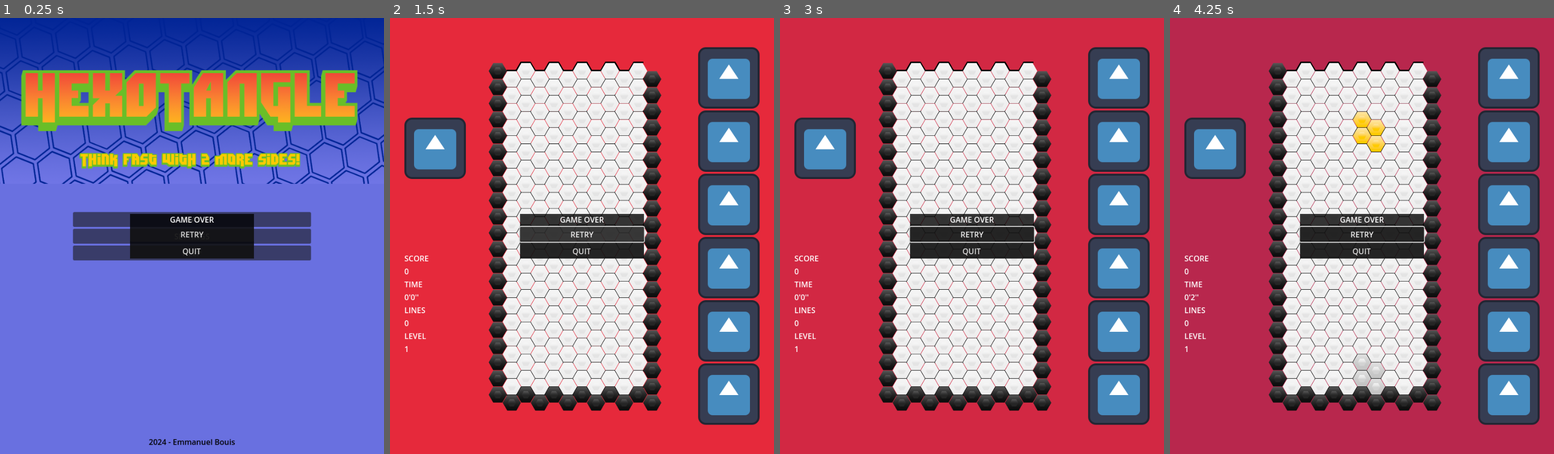
Above: before the commit, frames 1-4 (left to right).
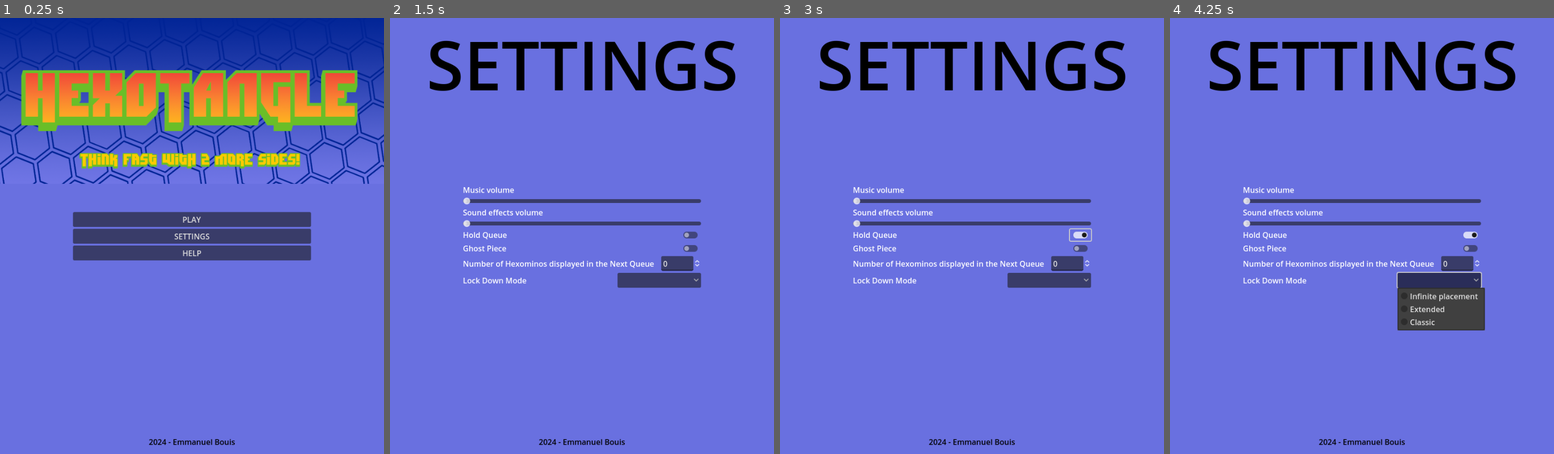
Above: after the commit, the same moments.

Repository: MrSoubi/HexoTangle
Game: Godot game, scene res://game.tscn
Same seed, same stepped clock (60 frames per second), same inputs: the game is played once before the commit and once after it. The engine's default icon, where the game draws it, is replaced by a stand-in: a white triangle on a blue panel in a dark square.
Inputs (mouse positions are in pixels of both pictures, inside the frame that each line leads up to):
- Up to frame 1 (0.25 s): no input
- Up to frame 2 (1.5 s): click (582, 236) at 0.5 s, where only the run before the commit has a clickable "RETRY"; click (582, 236) at 1.25 s, where only the run before the commit has a clickable "RETRY"
- Up to frame 3 (3 s): click (972, 236) at 2 s, where only the run before the commit has a clickable "RETRY"; click (1079, 236) at 2.77 s
- Up to frame 4 (4.25 s): click (1438, 279) at 3.52 s

The runs differ from the first frame. In frame 1, 3.3% of the frame differs, in the area x 33-67%, y 44-56%; in frame 2, 100%, in the area x 0-100%, y 0-100%; in frame 3, 100%; in frame 4, 100%.

Commit message:
Update, scoring doesn't work anymore
HardDrop doesn't apply score. I'll try to change the architecture in another branch.

Diff:
--- a/Scripts/UI.gd
+++ b/Scripts/UI.gd
@@ -6,10 +6,14 @@
 @onready var game_ui = $GameUI
 @onready var help_ui = $HelpUI
 @onready var pause_menu = $PauseMenu
+@onready var game_over_menu = $GameOverMenu
 
 signal startGame;
 signal resumeGame;
 signal quitGame;
+
+func set_time(time: int):
+	game_ui.set_time(time);
 
 func _on_button_play_pressed():
 	display_game_ui();
@@ -36,6 +40,7 @@
 	game_ui.visible = false;
 	help_ui.visible = false;
 	pause_menu.visible = false;
+	game_over_menu.visible = false;
 
 func display_game_ui():
 	main_menu.visible = false;
@@ -44,6 +49,7 @@
 	game_ui.visible = true;
 	help_ui.visible = false;
 	pause_menu.visible = false;
+	game_over_menu.visible = false;
 
 func display_settings_menu():
 	main_menu.visible = false;
@@ -63,20 +69,22 @@
 	game_ui.visible = false;
 	help_ui.visible = false;
 	pause_menu.visible = false;
+	game_over_menu.visible = false;
 
 func display_pause_menu():
 	pause_menu.visible = true;
 
-func update_values(score, lines, level, time):
+func display_game_over_menu():
+	game_over_menu.visible = true;
+
+func update_values(score, lines, level):
 	game_ui.set_score(score);
-	game_ui.set_time(time);
 	game_ui.set_lines(lines);
 	game_ui.set_level(level);
 
 func _on_button_back_pressed():
 	help_ui.visible = false;
 
-
 func _on_button_new_game_pressed():
 	display_game_ui();
 	startGame.emit();
--- a/Scripts/game.gd
+++ b/Scripts/game.gd
@@ -37,6 +37,9 @@
 	#leaderboard.render();
 
 func _on_timer_timeout():
+	updateGame();
+
+func updateGame():
 	var scoreAndLines = grid.update();
 
 	match(scoreAndLines.y):
@@ -56,10 +59,8 @@
 		level += 1
 		linesToDoUntilNextLevel += 5 * level
 
-	time += timer.wait_time;
 	timer.wait_time = GetFallSpeed()
-
-	ui.update_values(score, lines, level, time);
+	ui.update_values(score, lines, level);
 
 func GetFallSpeed() -> float:
 	return (0.8 - ((level - 1) * 0.007)) ** (level - 1)
@@ -77,18 +78,22 @@
 	linesToDoUntilNextLevel = 5
 	time = 0;
 	timer.wait_time = 1.0;
-	ui.update_values(score, lines, level, time);
+	ui.update_values(score, lines, level);
+	ui.set_time(0);
 	grid.Reset()
 
 func _on_ui_start_game():
 	ResetGame();
 	timer.start();
+	$GlobalTimer.start();
 	timer.set_paused(false);
+	$GlobalTimer.set_paused(false);
 	state = GlobalData.GameState.PLAYING;
 	grid.canPlay = true;
 
 func pause():
 	timer.set_paused(true);
+	$GlobalTimer.set_paused(true);
 	grid.canPlay = false;
 	state = GlobalData.GameState.PAUSED;
 
@@ -98,4 +103,19 @@
 func _on_ui_resume_game():
 	state = GlobalData.GameState.PLAYING;
 	timer.set_paused(false);
+	$GlobalTimer.set_paused(false);
 	grid.canPlay = true;
+
+func _on_grid_hex_changed():
+	timer.start();
+
+func _on_grid_game_over():
+	pause();
+	ui.display_game_over_menu();
+
+func _on_grid_hard_drop_done():
+	updateGame();
+
+func _on_global_timer_timeout():
+	time += $GlobalTimer.wait_time;
+	ui.set_time(time)
--- a/Scripts/grid.gd
+++ b/Scripts/grid.gd
@@ -301,12 +301,7 @@
 		currentHexomino = localHex;
 		drawHexomino();
 	else:
-		#undrawHexomino();
-		blockHexomino();
-		lines = handleFullLines();
-		@warning_ignore("integer_division")
-		var type = getNextHexomino()
-		currentHexomino = hexomino.new(startingPosition, GlobalData.Direction.TOP, type, GetTextureFromType(type));
+		lines = endTurn();
 
 	match (lines):
 		1:
@@ -319,6 +314,18 @@
 			localScore += 800
 
 	return Vector2i(localScore, lines); #score and number of lines
+
+func endTurn() -> int:
+	blockHexomino();
+	var lines = handleFullLines();
+	@warning_ignore("integer_division")
+	GenNewHexomino();
+	return lines;
+
+func GenNewHexomino():
+	var type = getNextHexomino()
+	currentHexomino = hexomino.new(startingPosition, GlobalData.Direction.TOP, type, GetTextureFromType(type));
+	drawHexomino();
 
 func GetTextureFromType(type: GlobalData.HexType) -> Texture2D:
 	var result: Texture2D;
@@ -353,15 +360,19 @@
 
 	return k;
 
+signal gameOver;
 func blockHexomino():
-	var localPositions = currentHexomino.getPositions();
-
-	for i in range(4):
-		var localCell = localPositions[i]
-		grid[localCell.x][localCell.y].setState(GlobalData.State.BLOCKED, currentHexomino.texture)
-
-	phantomHexomino = null;
-	canHold = true;
+	if (currentHexomino.position == startingPosition):
+		gameOver.emit();
+	else:
+		var localPositions = currentHexomino.getPositions();
+
+		for i in range(4):
+			var localCell = localPositions[i]
+			grid[localCell.x][localCell.y].setState(GlobalData.State.BLOCKED, currentHexomino.texture)
+
+		phantomHexomino = null;
+		canHold = true;
 
 func addDirections(dir1: GlobalData.Direction, dir2: GlobalData.Direction) -> GlobalData.Direction:
 	var val1 = int(dir1);
@@ -387,7 +398,43 @@
 
 var canPlay: bool = false;
 
+func tryMoveLeft(hex: Hexomino) -> Hexomino:
+	var localHex = hexomino.new(hex.position, hex.dir, currentHexomino.type, hex.texture);
+
+	if int(localHex.position.y) % 2 == 0:
+		localHex.move(GlobalData.Direction.BOTTOM_LEFT);
+		if (not isPositionValid(localHex)):
+			localHex = hexomino.new(hex.position, hex.dir, currentHexomino.type, hex.texture);
+			localHex.move(GlobalData.Direction.TOP_LEFT);
+	else:
+		localHex.move(GlobalData.Direction.TOP_LEFT);
+		if (not isPositionValid(localHex)):
+			localHex = hexomino.new(hex.position, hex.dir, currentHexomino.type, hex.texture);
+			localHex.move(GlobalData.Direction.BOTTOM_LEFT);
+
+	return localHex;
+
+func tryMoveRight(hex: Hexomino) -> Hexomino:
+	var localHex = hexomino.new(hex.position, hex.dir, currentHexomino.type, hex.texture);
+
+	if int(localHex.position.y) % 2 == 0:
+		localHex.move(GlobalData.Direction.BOTTOM_RIGHT);
+		if (not isPositionValid(localHex)):
+			localHex = hexomino.new(hex.position, hex.dir, currentHexomino.type, hex.texture);
+			localHex.move(GlobalData.Direction.TOP_RIGHT);
+	else:
+		localHex.move(GlobalData.Direction.TOP_RIGHT);
+		if (not isPositionValid(localHex)):
+			localHex = hexomino.new(hex.position, hex.dir, currentHexomino.type, hex.texture);
+			localHex.move(GlobalData.Direction.BOTTOM_RIGHT);
+
+	return localHex;
+
+signal hexChanged;
+signal hardDropDone;
+
 func _input(event):
+	var isInputHardDrop = false;
 	if (canPlay):
 		if event is InputEventKey and event.pressed:
 			var localHex = hexomino.new(currentHexomino.position, currentHexomino.dir, currentHexomino.type, currentHexomino.texture);
@@ -397,11 +444,12 @@
 				if isPositionValid(localHex):
 					score += 1;
 				soundManager.playSFX(GlobalData.SFX.SOFT_DROP)
+				hexChanged.emit();
 			if event.keycode == KEY_RIGHT:
-				localHex.moveRight();
+				localHex = tryMoveRight(localHex);
 				soundManager.playSFX(GlobalData.SFX.MOVEMENT)
 			if event.keycode == KEY_LEFT:
-				localHex.moveLeft();
+				localHex = tryMoveLeft(localHex);
 				soundManager.playSFX(GlobalData.SFX.MOVEMENT)
 			if event.keycode == KEY_UP:
 				localHex = tryRotationAntiClockwise();
@@ -412,7 +460,8 @@
 			if event.keycode == KEY_C:
 				localHex = tryHold();
 			if event.keycode == KEY_SPACE:
-				localHex = hardDrop();
+				localHex = tryHardDrop();
+				isInputHardDrop = true;
 				soundManager.playSFX(GlobalData.SFX.HARD_DROP)
 
 			if isPositionValid(localHex):
@@ -422,8 +471,11 @@
 			else:
 				soundManager.playSFX(GlobalData.SFX.ERROR)
 
-
-func hardDrop() -> Hexomino:
+			if (isInputHardDrop):
+				blockHexomino();
+				GenNewHexomino();
+
+func tryHardDrop() -> Hexomino:
 	var localHex = hexomino.new(currentHexomino.position, currentHexomino.dir, currentHexomino.type, currentHexomino.texture);
 
 	localHex.move(addDirections(GlobalData.Direction.BOTTOM, 0));
@@ -433,6 +485,8 @@
 		localHex.move(addDirections(GlobalData.Direction.BOTTOM, 0));
 
 	localHex.move(addDirections(GlobalData.Direction.TOP, 0))
+
+	hardDropDone.emit()
 	return localHex;
 
 func tryRotationAntiClockwise() -> Hexomino:
--- a/Scripts/hexomino.gd
+++ b/Scripts/hexomino.gd
@@ -115,9 +115,9 @@
 	match type:
 		GlobalData.HexType.I:
 			positions.append(self.position);
-			positions.append(getNeighbour(addDirections(GlobalData.Direction.TOP_LEFT, dir)));
-			positions.append(getNeighbour(addDirections(GlobalData.Direction.BOTTOM_RIGHT, dir)));
-			positions.append(getNeighbourFromPosition(positions[2], addDirections(GlobalData.Direction.BOTTOM_RIGHT, dir)));
+			positions.append(getNeighbour(addDirections(GlobalData.Direction.TOP_RIGHT, dir)));
+			positions.append(getNeighbour(addDirections(GlobalData.Direction.BOTTOM_LEFT, dir)));
+			positions.append(getNeighbourFromPosition(positions[2], addDirections(GlobalData.Direction.BOTTOM_LEFT, dir)));
 		GlobalData.HexType.O:
 			positions.append(self.position);
 			positions.append(getNeighbour(addDirections(GlobalData.Direction.BOTTOM, dir)));
